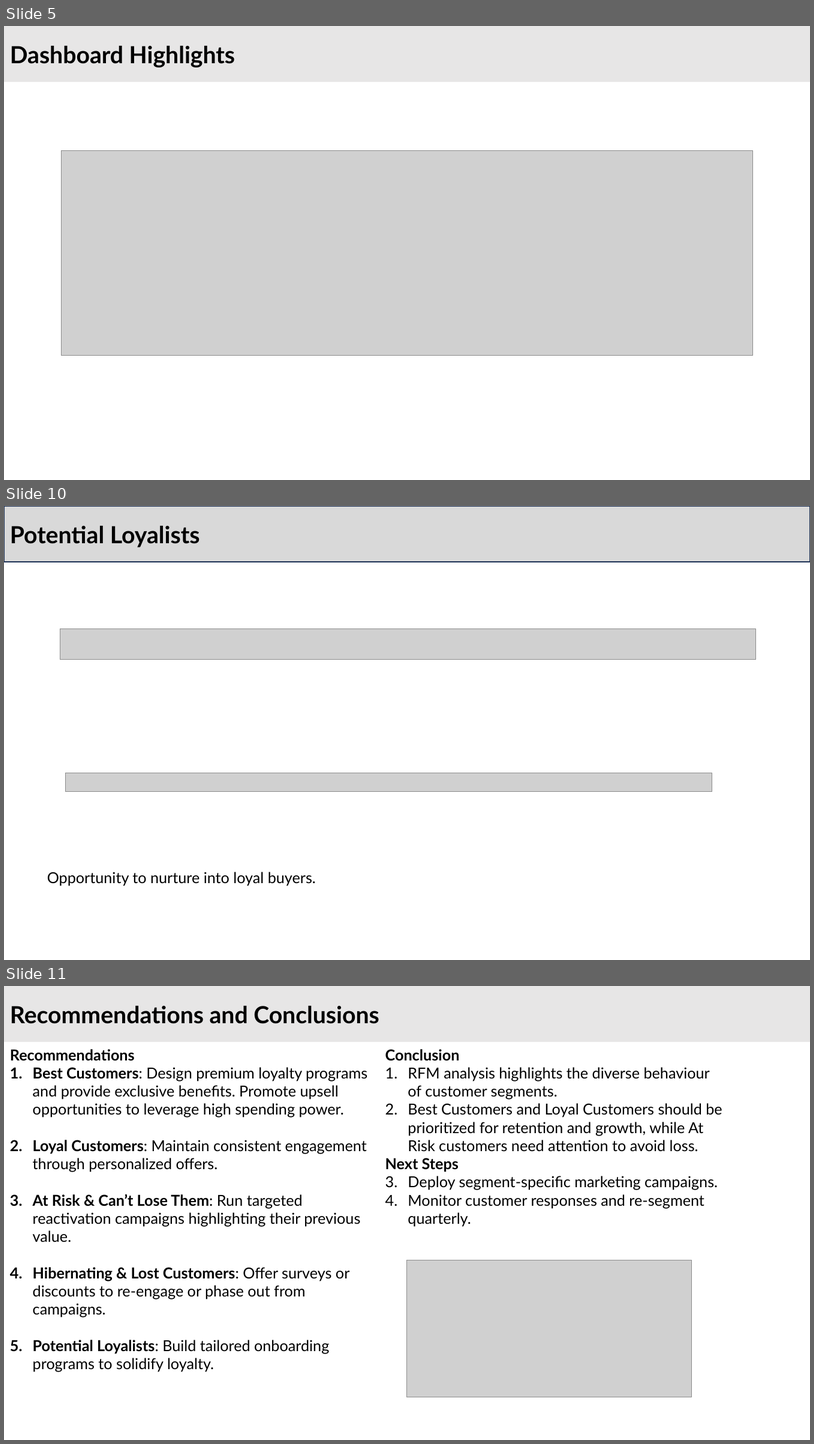
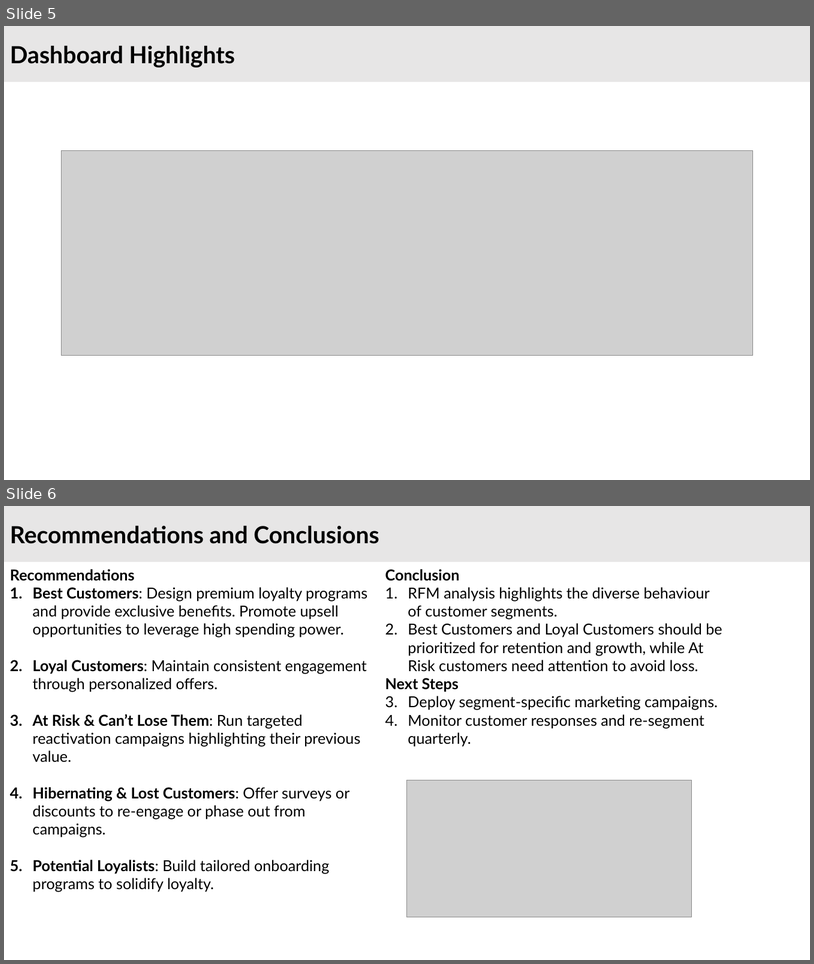
Before and after one commit to iamkarim/Data-Analysis-Projects, a slide deck: RFM Analysis/RFM Analysis.pptx. Shown one above the other, each under a label of ours: slides 5, 10 and 11 before the commit, slides 5 and 6 after it; the slides between them are not shown. The pictures are 814x1444 and 814x964 pixels, drawn with LibreOffice and Linux fonts; fonts in the diff are those of the drawing; grey boxes stand for pictures; background and template pictures are left out. Boxes give left, top, right and bottom in pixels: in the first picture for what was removed or moved away, otherwise in the second. Text is boxed around its words. In the diff, an @@ line names an element or a change of style, - is before the commit and + after.

```diff
--- a/RFM Analysis/RFM Analysis.pptx
+++ b/RFM Analysis/RFM Analysis.pptx
@@ slide 10 removed at [4,506,810,960], background picture (left out) @@
@@ rectangle removed at [4,506,810,562] @@
-Potential Loyalists
@@ picture removed at [60,629,756,659] @@
@@ picture removed at [66,773,713,792] @@
@@ text removed at [47,871,316,885] @@
-Opportunity to nurture into loyal buyers.
@@ what was slide 11 is now slide 6 @@
```
Also in this commit, not shown: 1 slide changed, 4 other slides removed.
